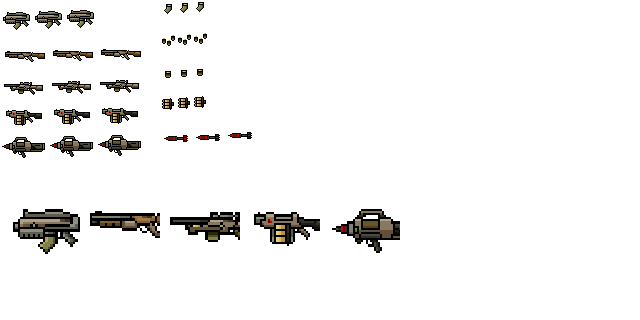
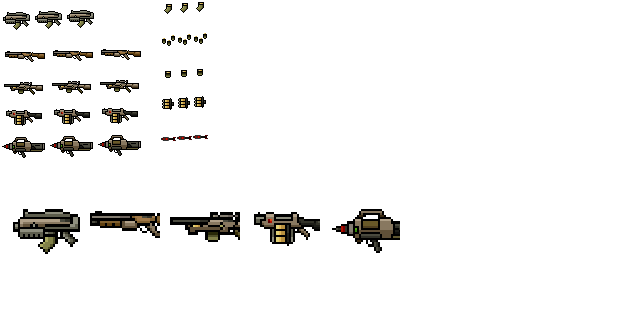
Layered file, before and after one edit (640 x 320). Changes by layer:
painted on "temp" over [161, 132, 252, 142]
